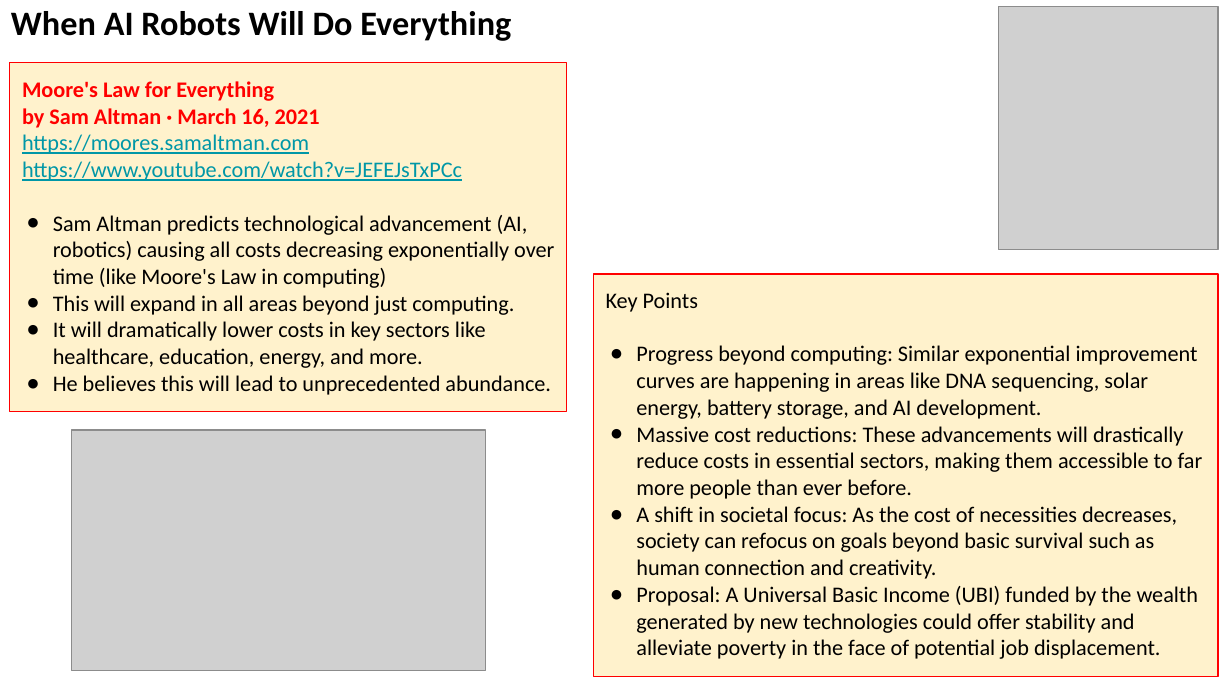
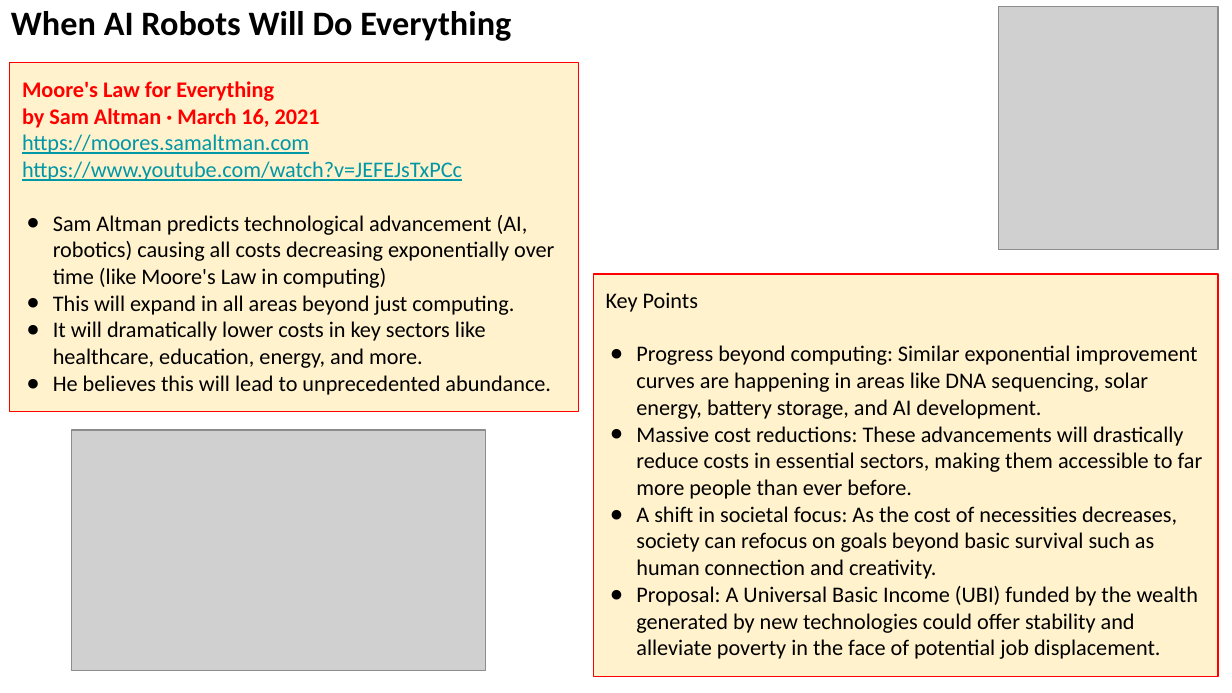
Before and after one commit to lselector/seminar, a slide deck: slide 8 of 2024/2024-03-01-AI-Updates.pptx. Drawn at 1232x693 pixels with LibreOffice and Linux fonts; fonts in the diff are those of the drawing; grey boxes stand for pictures. Boxes give left, top, right and bottom in pixels: in the first picture for what was removed or moved away, otherwise in the second. Text is boxed around its words. In the diff, an @@ line names an element or a change of style, - is before the commit and + after.

```diff
--- a/2024/2024-03-01-AI-Updates.pptx
+++ b/2024/2024-03-01-AI-Updates.pptx
@@ rectangle "Moore's Law for Everything": place and size @@
-rectangle "Moore's Law for Everything" at <box>10,63,567,411</box>
+rectangle "Moore's Law for Everything" at <box>10,63,579,411</box>
```
Also in this commit, not shown: 5 other slides changed, 4 slides added, 1 slide removed.
